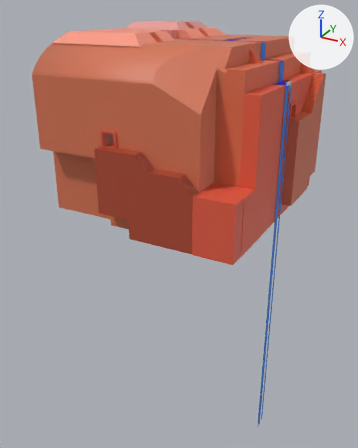
Before and after pictures for a commit that changed the Blender file Models/Main level/brainmodel.blend.
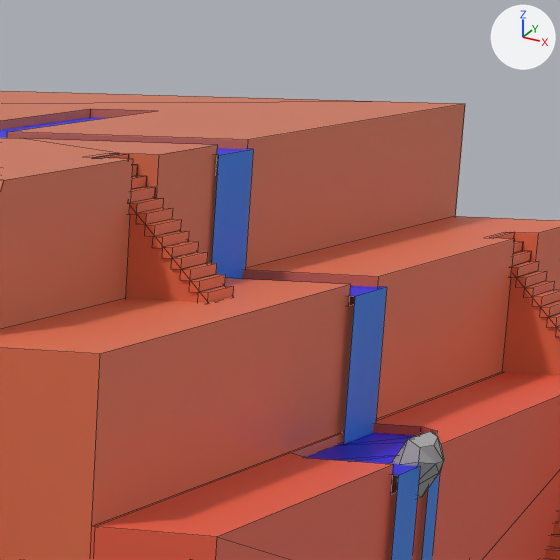
There are two pictures of each version: one whole from a camera (50 mm lens) standing at (8.4, -14.45, 3.87) and looking at (0.26, 0.35, -3.53), one close up on the part from 65% to 86% of the width and 5% to 22% of the height. Arrows for +X, +Y and +Z are at upper right; the lights stay in place. The close-ups show mesh edges as thin lines.
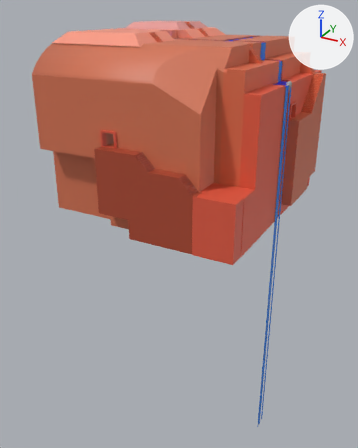
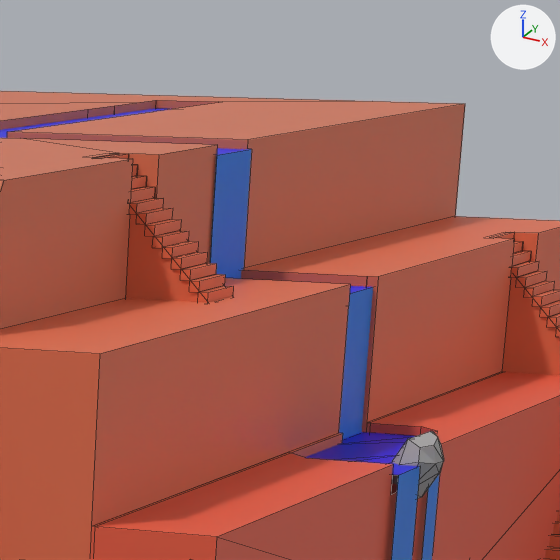
Boxes [x1, y1, x2, y2] around the edits, measured in the close-ups (560 x 560 px; the box of a moved part takes in the faces that stretch with it):
'Cube.160', reshaped, modifiers changed
    both: [0, 216, 560, 560]
'Cube.001', reshaped, modifiers changed
    both: [90, 372, 560, 560]
'Water', reshaped
    before: [0, 117, 440, 560]
    after: [0, 108, 440, 560]
part 1 of me_plane, moved or reshaped
    before: [343, 287, 387, 444]
    after: [339, 287, 373, 439]
part 2 of me_plane, moved or reshaped
    before: [305, 433, 415, 460]
    after: [305, 432, 415, 460]
part 3 of me_plane, moved or reshaped
    before: [212, 148, 385, 296]
    after: [210, 148, 371, 293]
part 4 of me_plane, moved or reshaped
    before: [0, 117, 104, 138]
    after: [0, 108, 168, 138]
part 5 of me_cube, built on
    before: [0, 101, 461, 140]
    after: [0, 91, 461, 140]
part 6 of me_cube, added (red)
    after: [0, 104, 465, 329]
part 7 of me_cube_001, built on
    both: [300, 375, 497, 468]
part 8 of me_cube_081, added (red)
    after: [0, 216, 560, 527]

What changed in the scene script:
```text
Change me_plane:
    where me_plane.from_pydata(...)  # 41 vertices, 19 faces; spans x -3.16..3.57, y -0.93..2.0, z -14.14..0.25
    used by ob_water; location = (0.451, 0.838, 2.844)
    me_plane part 1: all 4 vertices in x 3.1, y -0.21..0.21, z -1.11..-0.52 are moved by (-0.05, 0.0, 0.0)
    me_plane part 2: all 2 vertices in x 3.08, y -0.26..0.19, z -1.1 are moved by (-0.04, 0.0, 0.0)
    me_plane part 3: all 4 vertices in x 2.48, y -0.21..0.21, z -0.52..0.0 are moved by (-0.01, 0.0, 0.0)
    me_plane part 4: all 2 vertices in x 1.01..1.39, y 2.0, z 0.0 are moved by (0.0, 0.84, 0.0)
Change me_cube:
    used by ob_cube; location = (-0.027, 0.718, -0.063); scale = (2.94, 3.69, 2.94)
    remove me_cube.from_pydata(...)  # 361 vertices, 213 faces; spans x -1.0..1.0, y -1.0..0.91, z -0.84..1.0
    add me_cube.from_pydata(...)  # 393 vertices, 231 faces; spans x -1.0..1.0, y -1.0..0.91, z -0.84..1.0
    me_cube part 5: 2 vertices removed from x 0.52..0.63, y 0.57, z 1.0; 26 vertices added at x 0.52..0.63, y 0.55..0.8, z 0.87..1.0
    me_cube part 6: 8 vertices added at x 0.98..1.0, y -0.02..0.08, z 0.8..0.96
Change me_cube_001:
    used by ob_cube_001; location = (3.757, 0.623, -1.101); scale = (-0.233, 3.47, 2.88)
    remove me_cube_001.from_pydata(...)  # 36 vertices, 24 faces; spans x -1.0..1.0, y -1.0..1.0, z -0.49..1.0
    add me_cube_001.from_pydata(...)  # 55 vertices, 35 faces; spans x -1.0..1.0, y -1.0..1.0, z -0.49..1.0
    me_cube_001 part 7
    3 faces are deleted
    10 vertices are added at x -1.0..1.0, y -0.2..0.11, z 0.96
    9 new vertices lie (0.0, 0.0, 0.04) away from vertices in x -1.0..1.0, y -0.2..0.11, z 0.96
    14 new faces join them
Change me_cube_081:
    used by ob_cube_160; location = (3.226, 0.615, -0.514); scale = (-0.312, 3.47, 2.88)
    remove me_cube_081.from_pydata(...)  # 134 vertices, 70 faces; spans x -1.0..1.0, y -1.0..1.0, z -0.7..1.0
    add me_cube_081.from_pydata(...)  # 154 vertices, 80 faces; spans x -1.0..1.0, y -1.0..1.0, z -0.7..1.0
    me_cube_081 part 8: 20 vertices added at x -1.0..1.0, y 0.01..0.12, z 0.76..1.0
    me_cube_081 part 9: 4 vertices moved within x -0.64, y 0.69..0.78, z 0.98
Change ob_cube_001:
    remove _m = ob_cube_001.modifiers.new('Boolean', 'BOOLEAN')
    remove _m.object = ob_cube_004
Change ob_cube_160:
    remove _m = ob_cube_160.modifiers.new('Boolean', 'BOOLEAN')
    remove _m.object = ob_cube_003
```
